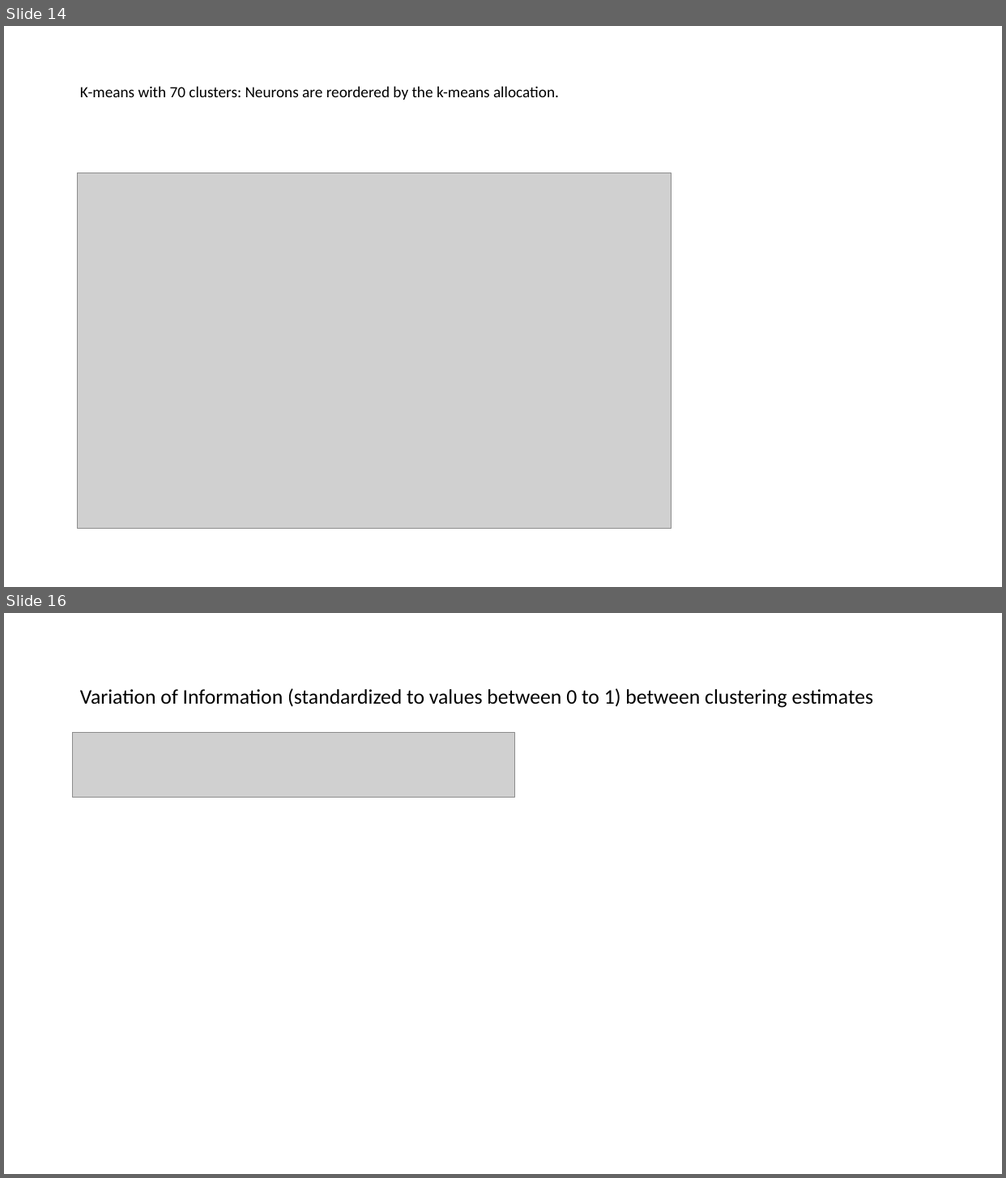
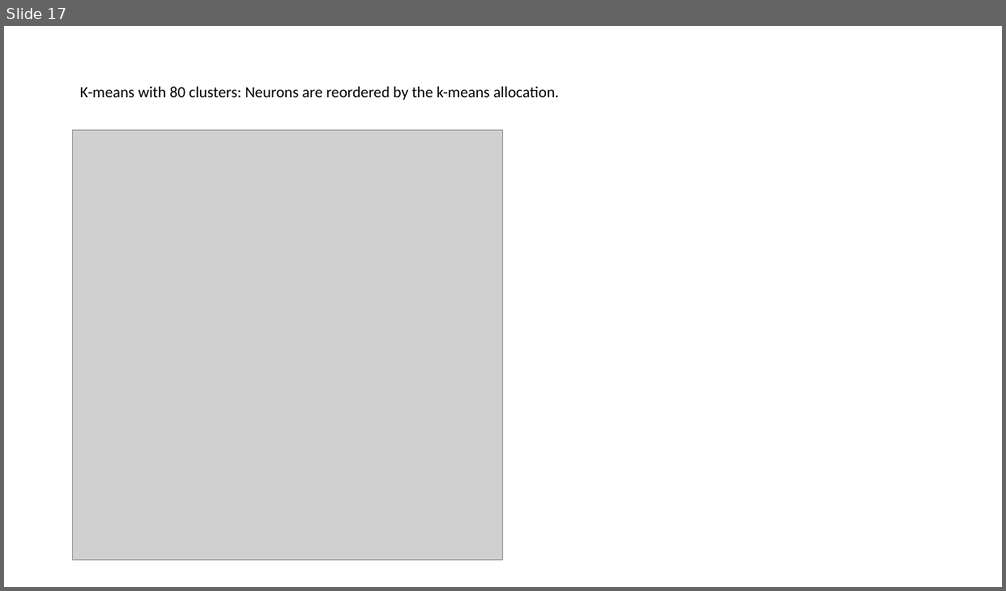
Before and after one commit to jinluliu550/MAPseq_analysis, a slide deck: jinlu/barseq.pptx. Shown one above the other, each under a label of ours: slides 14 and 16 before the commit, slide 17 after it; the slides between them are not shown. The pictures are 1006x1178 and 1006x591 pixels, drawn with LibreOffice and Linux fonts; fonts in the diff are those of the drawing; grey boxes stand for pictures. Boxes give left, top, right and bottom in pixels: in the first picture for what was removed or moved away, otherwise in the second. Text is boxed around its words. In the diff, an @@ line names an element or a change of style, - is before the commit and + after.

```diff
--- a/jinlu/barseq.pptx
+++ b/jinlu/barseq.pptx
@@ slide 16 removed at [4,613,1002,1174], background #FFFFFF @@
@@ title removed at [80,688,874,708] @@
-Variation of Information (standardized to values between 0 to 1) between clustering estimates
@@ picture removed at [73,732,515,798] @@
@@ what was slide 14 is now slide 17 @@
@@ slide 17 changed as well @@
@@ title at [80,86,559,100]: text changed @@
-K-means with 70 clusters: Neurons are reordered by the k-means allocation.
+K-means with 80 clusters: Neurons are reordered by the k-means allocation.
@@ picture: place and size @@
-picture at [78,173,671,529]
+picture at [73,130,503,561]
```
Also in this commit, not shown: 8 other slides changed, 12 slides added, 9 other slides removed, 24 other files.
